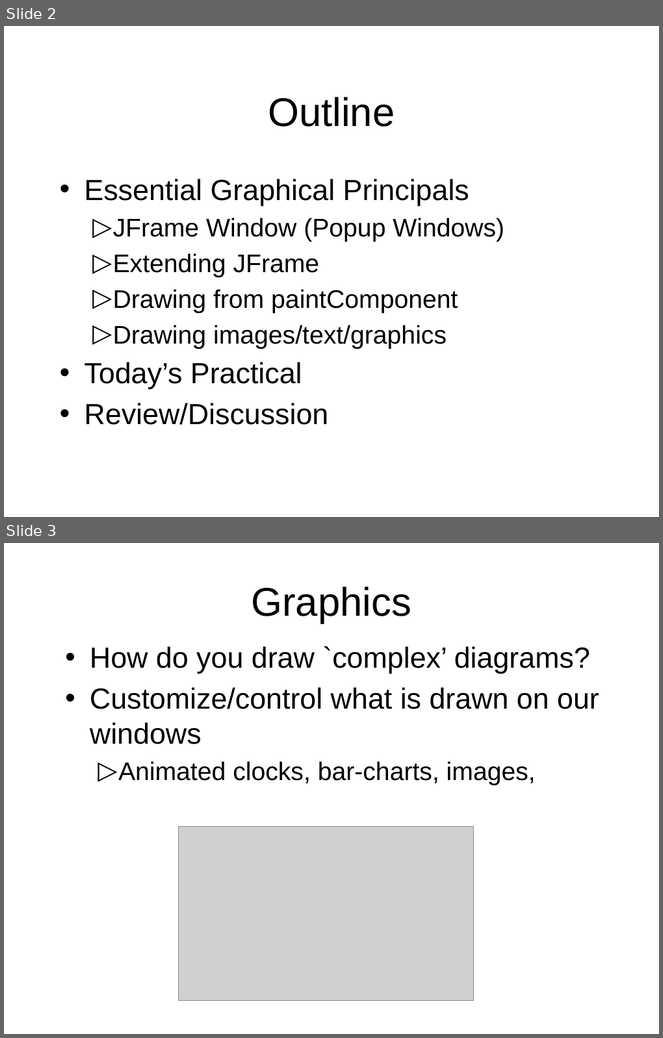
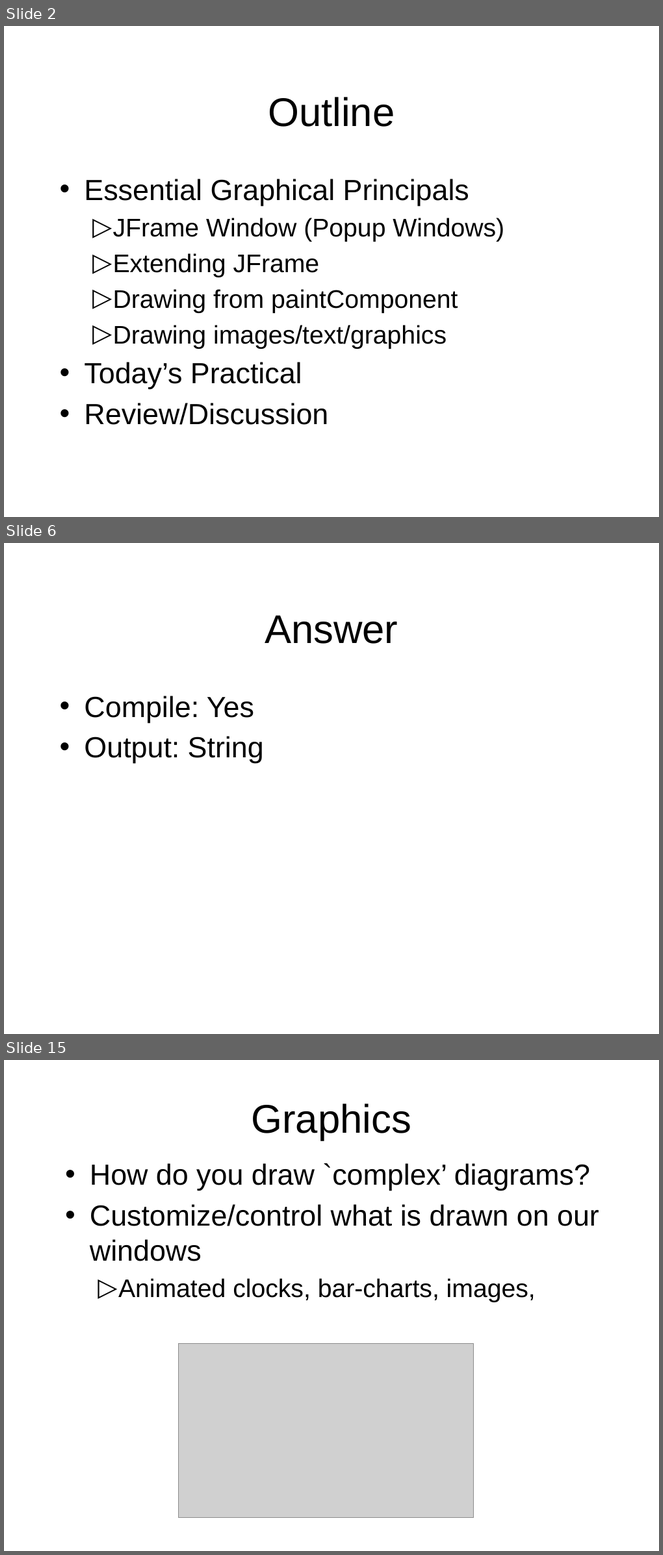
Before and after one commit to octaviordz/zjnu2017.github.io, a slide deck: OOP/lectures/080--Graphics.pptx. Shown one above the other, each under a label of ours: slides 2 and 3 before the commit, slides 2, 6 and 15 after it; the slides between them are not shown. The pictures are 663x1038 and 663x1555 pixels, drawn with LibreOffice and Linux fonts; fonts in the diff are those of the drawing; grey boxes stand for pictures. Boxes give left, top, right and bottom in pixels: in the first picture for what was removed or moved away, otherwise in the second. Text is boxed around its words. In the diff, an @@ line names an element or a change of style, - is before the commit and + after.

```diff
--- a/OOP/lectures/080--Graphics.pptx
+++ b/OOP/lectures/080--Graphics.pptx
@@ slide 6 added at [4,543,659,1034], background #FFFFFF @@
@@ title added at [265,615,398,644], 44 pt, text #000000 @@
+Answer
@@ text added at [84,696,264,763], 32 pt, text #000000 @@
+• Compile: Yes
+• Output: String
@@ what was slide 3 is now slide 15 @@
```
Also in this commit, not shown: 14 other slides added, 1 other file.
